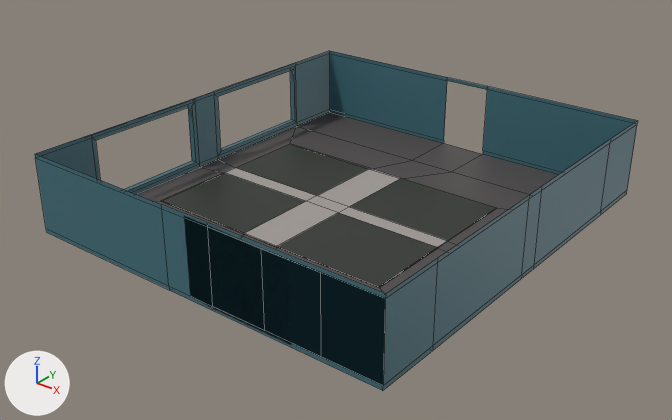
Before and after pictures for a commit that changed the FBX model Assets/3D_Models/Levels/LVL5.fbx.
Camera for both pictures: a 50 mm lens placed at (25.1, -42.8, 19.9), pointed at (0.1, -11.6, 0.6). Arrows for +X, +Y and +Z are at lower left; the lights stay in place. Mesh edges are drawn as thin lines. Where no turn or scale is listed for an object, it has been applied to the vertices.

Names of what the first picture shows: 'bossroom'.
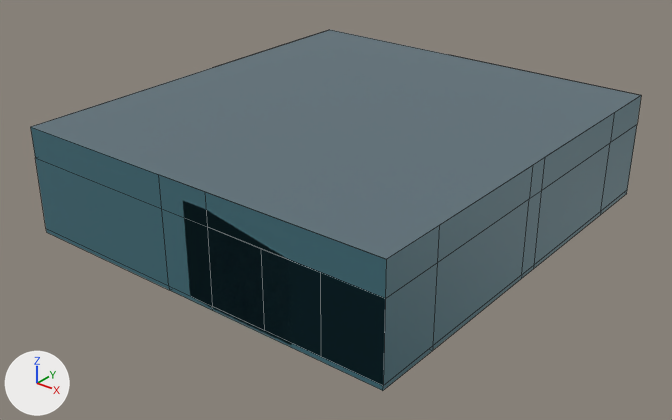
Diff of the bpy script that builds the scene:
```diff
--- a/Assets/3D_Models/Levels/LVL5.fbx.py
+++ b/Assets/3D_Models/Levels/LVL5.fbx.py
@@ mat_mainmat_011 @@
+mat_mainmat_011 = principled_material('mainMat.011')
+mat_mainmat_011.texture = img_imphenziapalette01_png
@@ me_bossroom @@
 me_bossroom.from_pydata(...)  # 124 vertices, 110 faces; spans x -10.0..9.7, y -21.0..0.0, z 0.0..3.9
 # used by ob_bossroom; location = (0.0, 0.0, 0.0)
+# me_bossroom part 1: all 16 vertices in x -9.7..9.7, y -21.0..0.0, z 3.9 are moved by (0.0, 0.0, 1.3)
 me_bossroom.materials.append(mat_mainmat)
@@ me_lvl3roof_001 @@
+me_lvl3roof_001.from_pydata(...)  # 4 vertices, 1 face; spans x -9.7..9.7, y -21.0..0.0, z 5.2
+me_lvl3roof_001.materials.append(mat_mainmat_011)  # picture img_imphenziapalette01_png
@@ ob_lvl3roof_001 @@
+ob_lvl3roof_001 = bpy.data.objects.new('lvl3roof.001', me_lvl3roof_001)
+ob_lvl3roof_001.location = (0.0, 0.0, 0.0)
```

Pixel boxes [x1, y1, x2, y2] of what changed, in the pictures (672 x 420 px; the box of a moved part takes in the faces that stretch with it):
'bossroom', reshaped
    before: [35, 51, 638, 391]
    after: [31, 96, 641, 391]
'lvl3roof.001', added (blue)
    after: [31, 30, 641, 259]
part 1 of me_bossroom, moved or reshaped
    before: [35, 51, 638, 299]
    after: [31, 96, 641, 299]
